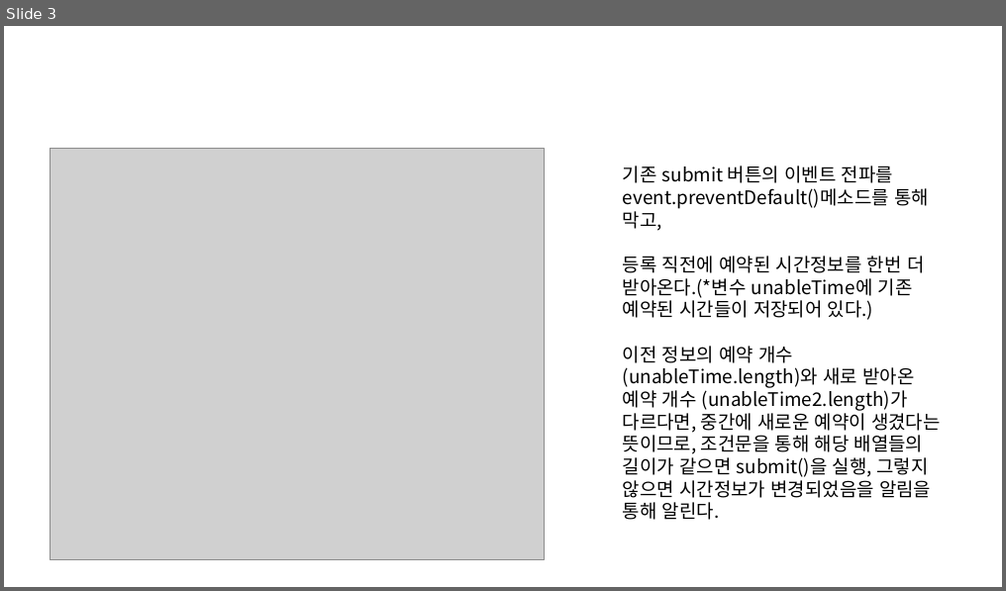
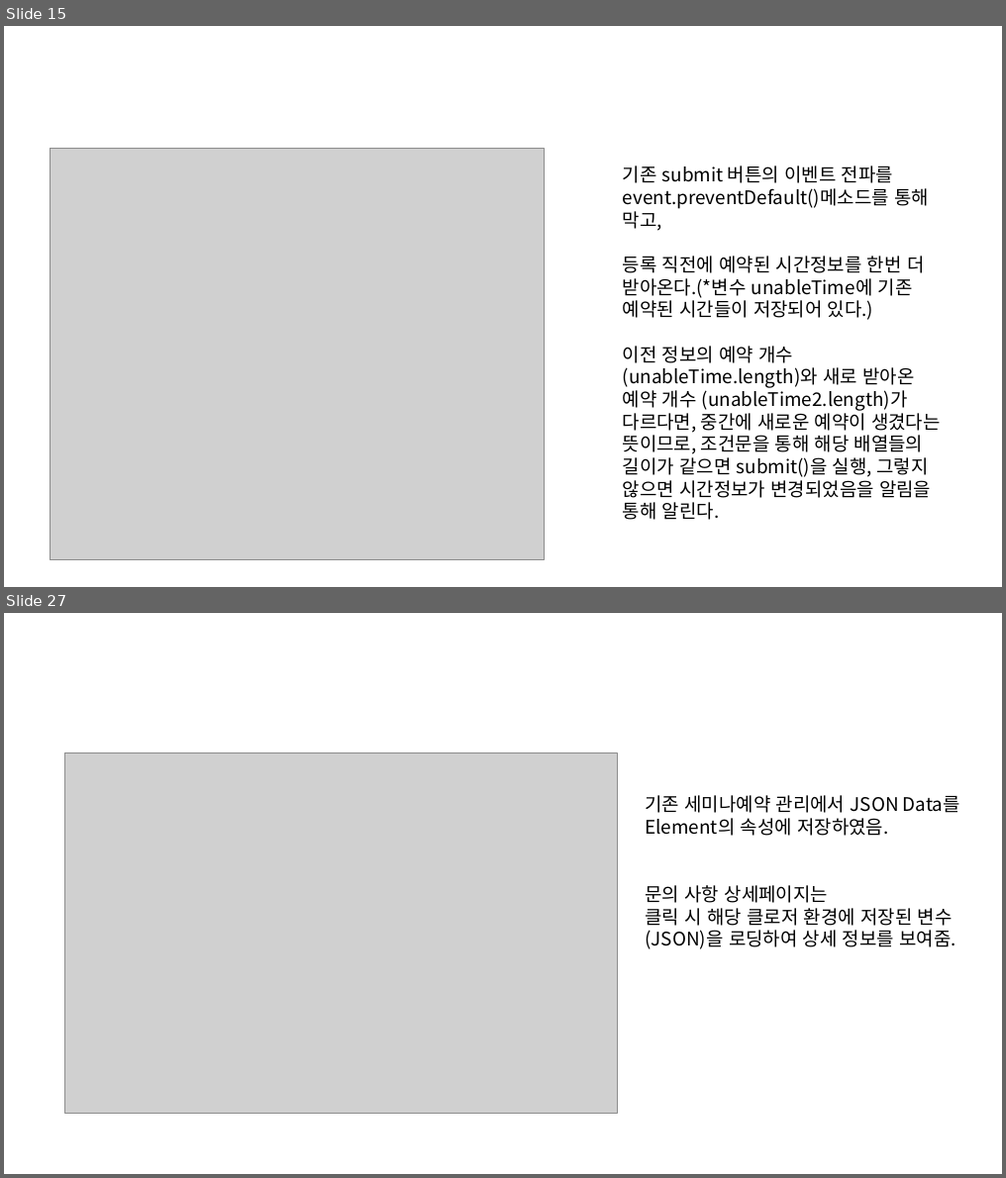
Before and after one commit to ezenteam2/e-Zone, a slide deck: 0 발표용 파워포인트/0501 5차발표/0501 project05 - 파워포인트 - 형준.pptx. Shown one above the other, each under a label of ours: slide 3 before the commit, slides 15 and 27 after it; the slides between them are not shown. The pictures are 1006x591 and 1006x1178 pixels, drawn with LibreOffice and Linux fonts; fonts in the diff are those of the drawing; grey boxes stand for pictures. Boxes give left, top, right and bottom in pixels: in the first picture for what was removed or moved away, otherwise in the second. Text is boxed around its words. In the diff, an @@ line names an element or a change of style, - is before the commit and + after.

```diff
--- a/0 발표용 파워포인트/0501 5차발표/0501 project05 - 파워포인트 - 형준.pptx
+++ b/0 발표용 파워포인트/0501 5차발표/0501 project05 - 파워포인트 - 형준.pptx
@@ slide 27 added at [4,613,1002,1174], background #FFFFFF @@
@@ picture added at [64,753,617,1114] @@
@@ text added at [646,795,960,950], 18 pt, text #000000 @@
+기존 세미나예약 관리에서 JSON Data를 Element의 속성에 저장하였음.
+문의 사항 상세페이지는
+클릭 시 해당 클로저 환경에 저장된 변수(JSON)을 로딩하여 상세 정보를 보여줌.
@@ what was slide 3 is now slide 15 @@
```
Also in this commit, not shown: 31 other slides added.
